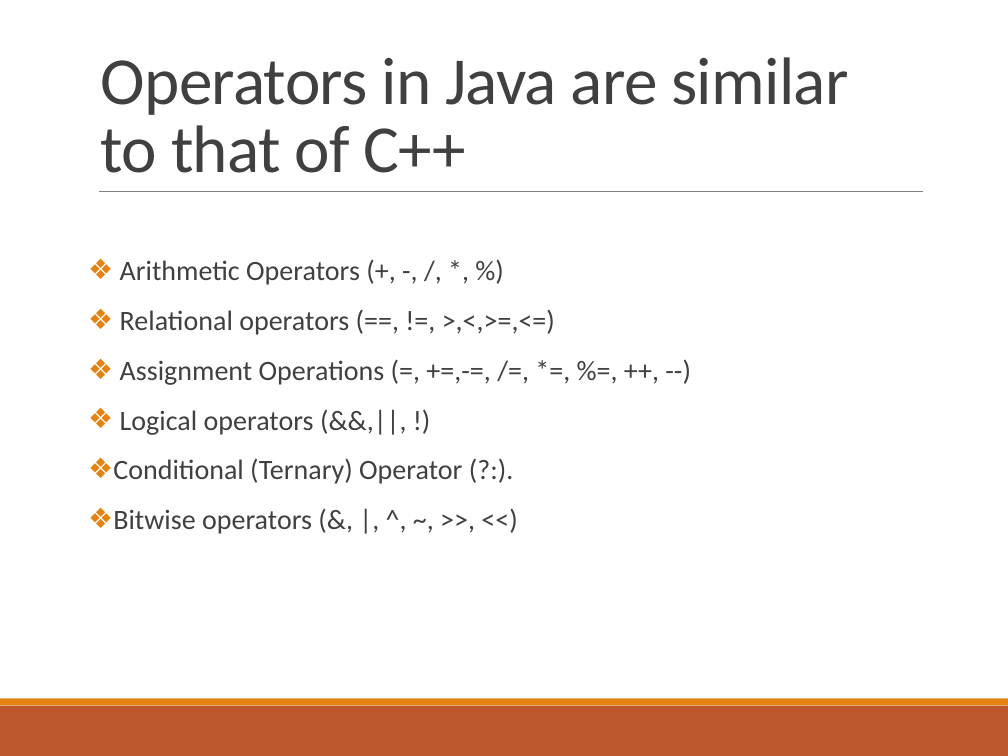
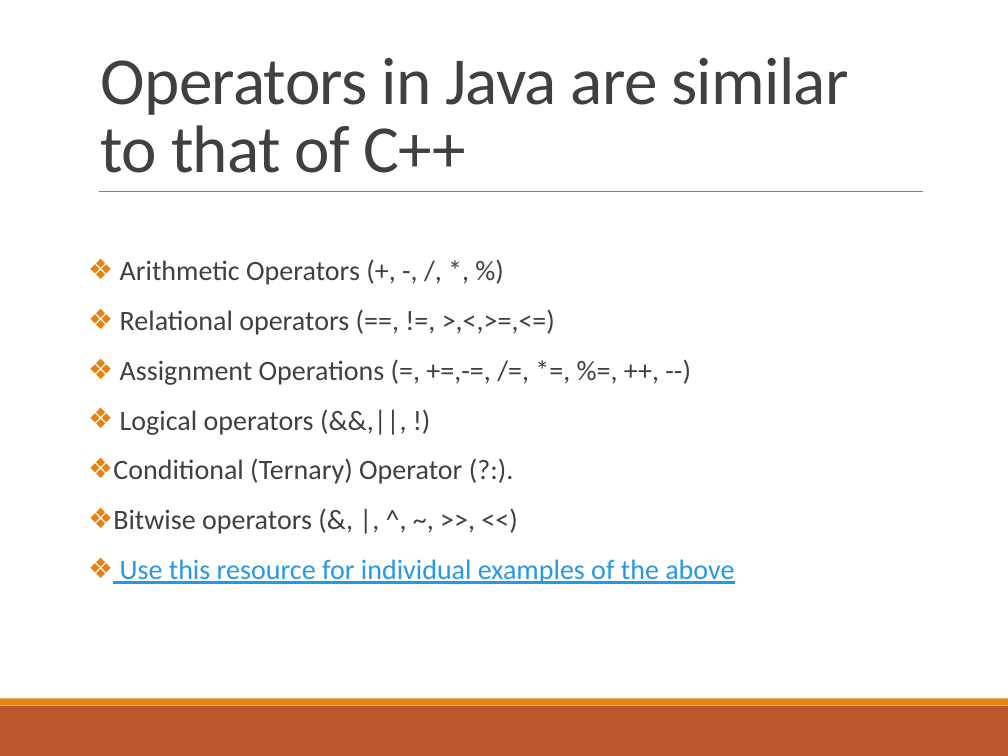
Before and after one commit to deeperj/dillinger, a slide deck: slide 17 of thesis/ukapp2/wqu_isc/sofware_design/Javabc01.pptx. Drawn at 1008x756 pixels with LibreOffice and Linux fonts; fonts in the diff are those of the drawing. Boxes give left, top, right and bottom in pixels: in the first picture for what was removed or moved away, otherwise in the second. Text is boxed around its words. In the diff, an @@ line names an element or a change of style, - is before the commit and + after.

Commit message:
java11

```diff
--- a/thesis/ukapp2/wqu_isc/sofware_design/Javabc01.pptx
+++ b/thesis/ukapp2/wqu_isc/sofware_design/Javabc01.pptx
@@ text at (120,559,734,584): paragraph added @@
+❖ Use this resource for individual examples of the above
```
Also in this commit, not shown: 1 other slide changed, 9 other files.
